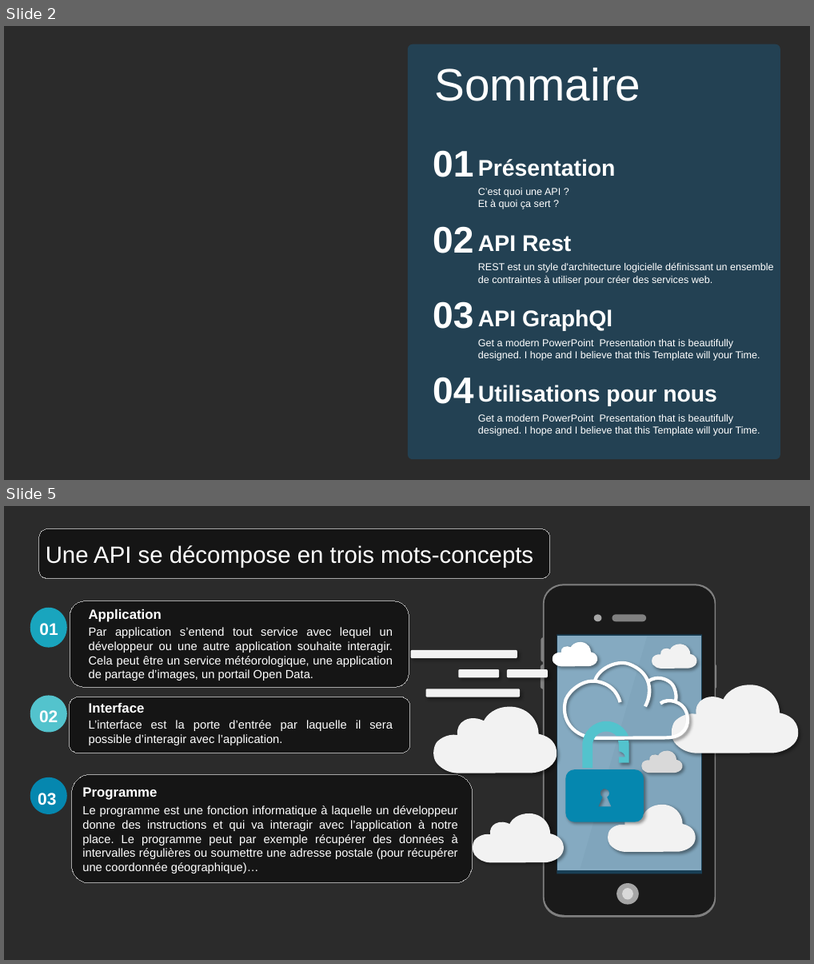
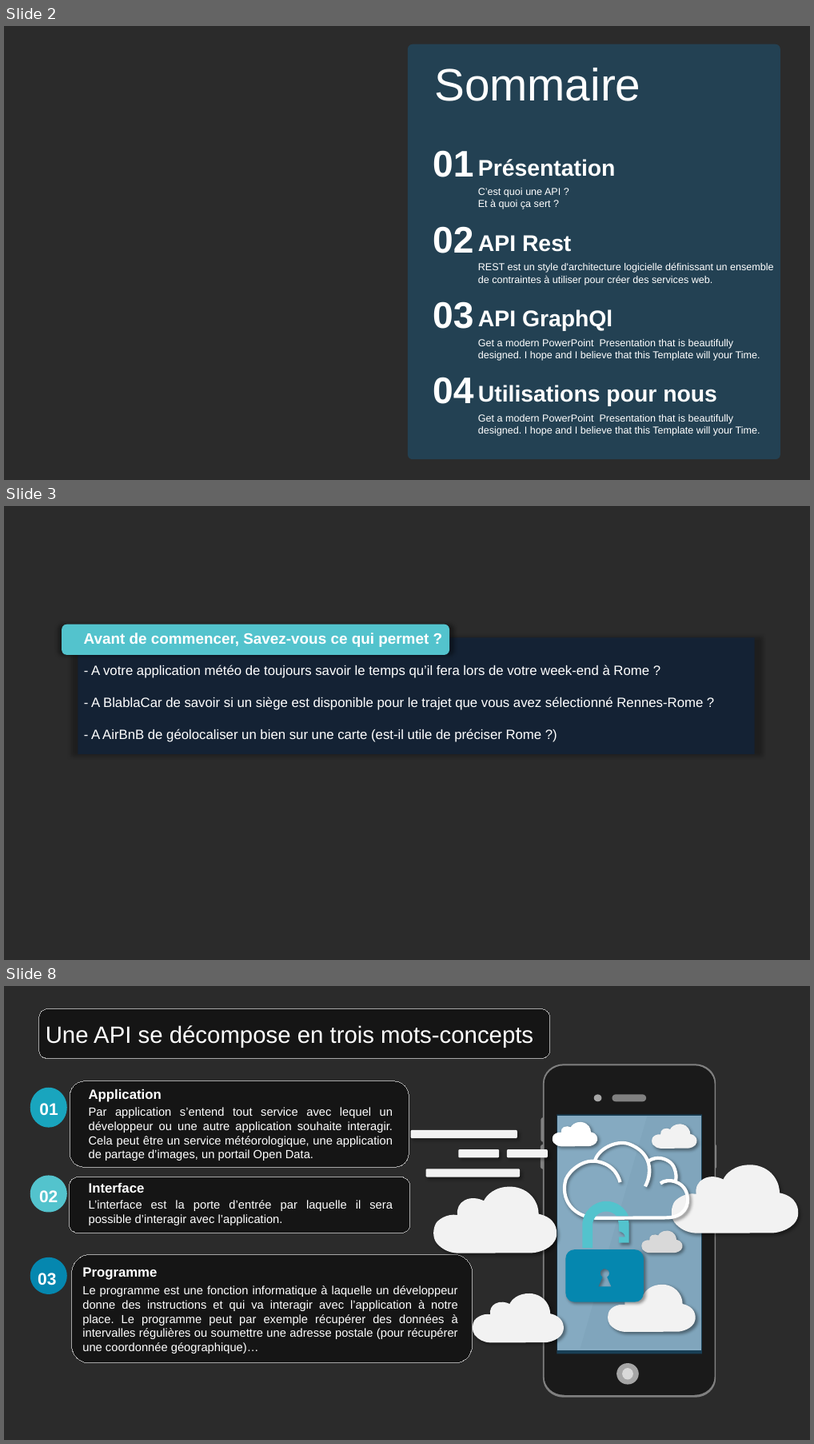
Before and after one commit to Mario-35/api-prestentation, a slide deck: prestentation.pptx. Shown one above the other, each under a label of ours: slides 2 and 5 before the commit, slides 2, 3 and 8 after it; the slides between them are not shown. The pictures are 814x964 and 814x1444 pixels, drawn with LibreOffice and Linux fonts; fonts in the diff are those of the drawing; background and template pictures are left out; a plain dark background stands for a picture behind light text. Boxes give left, top, right and bottom in pixels: in the first picture for what was removed or moved away, otherwise in the second. Text is boxed around its words. In the diff, an @@ line names an element or a change of style, - is before the commit and + after.

```diff
--- a/prestentation.pptx
+++ b/prestentation.pptx
@@ slide 3 added at [4,506,810,960], background picture (left out) @@
@@ rounded rectangle added at [62,624,450,655], fill #53C3CD @@
@@ rectangle added at [78,637,754,753], fill #0F243E at 70% opacity @@
@@ text added at [84,632,429,647], 18 pt, text #FFFFFF, bold @@
+Avant de commencer, Savez-vous ce qui permet ?
@@ text added at [91,664,703,742], 16 pt, text #FFFFFF @@
+- A votre application météo de toujours savoir le temps qu’il fera lors de votre week-end à Rome ?
+- A BlablaCar de savoir si un siège est disponible pour le trajet que vous avez sélectionné Rennes-Rome ?
+- A AirBnB de géolocaliser un bien sur une carte (est-il utile de préciser Rome ?)
@@ what was slide 5 is now slide 8 @@
```
Also in this commit, not shown: 6 other slides added, 1 slide removed.
